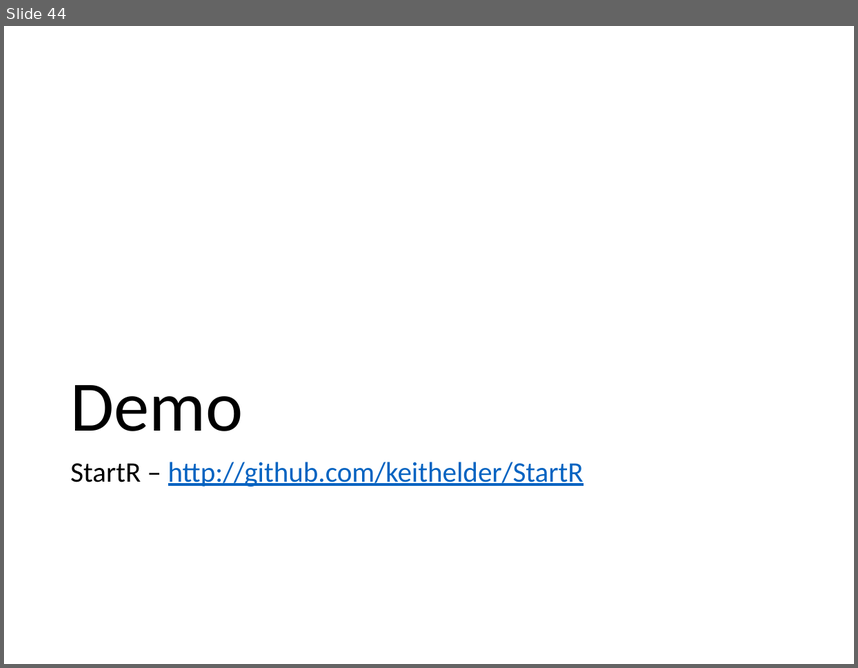
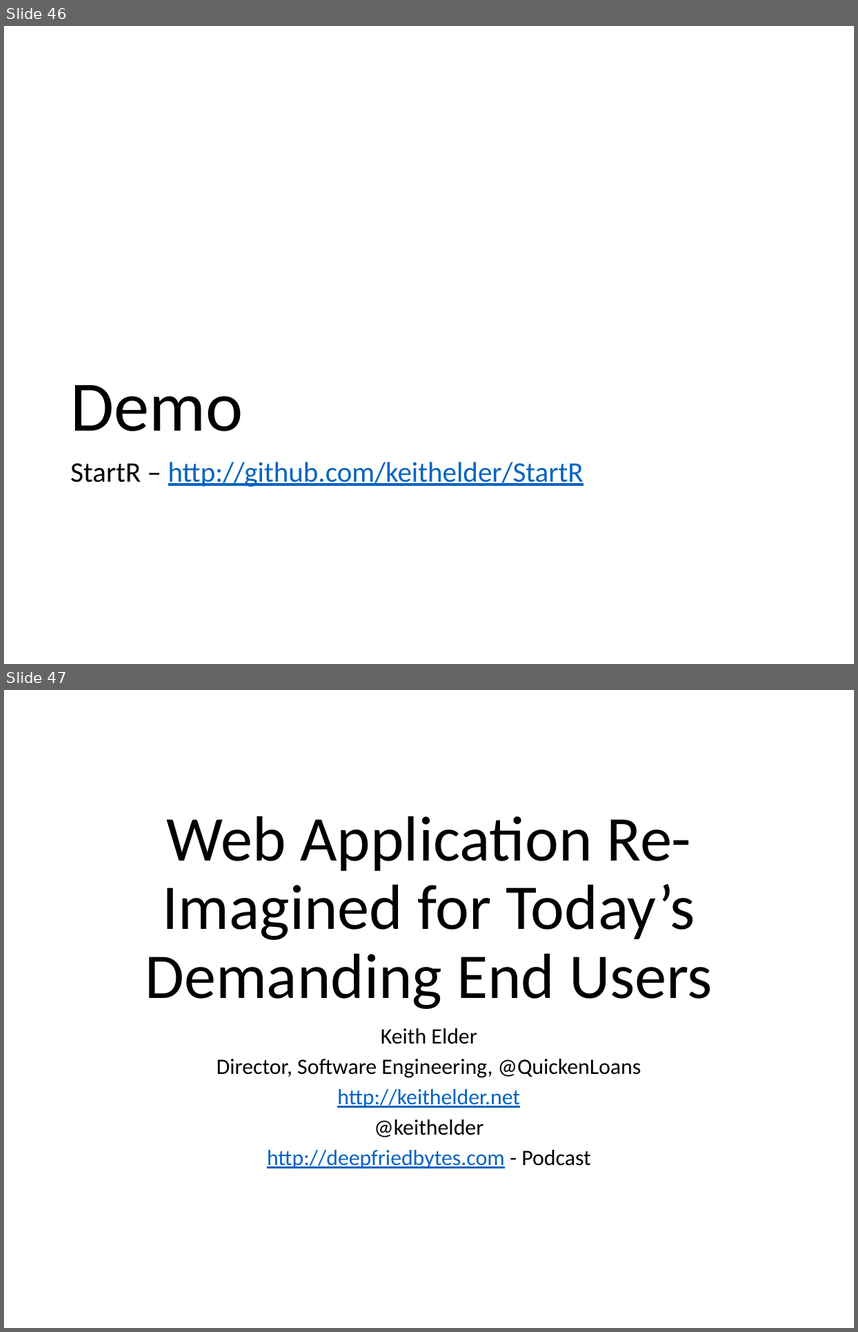
Before and after one commit to keithelder/StartR, a slide deck: slides/Web Application Re-Imagined for Today’s Demanding End Users.pptx. Shown one above the other, each under a label of ours: slide 44 before the commit, slides 46 and 47 after it. The pictures are 858x668 and 858x1332 pixels, drawn with LibreOffice and Linux fonts; fonts in the diff are those of the drawing. Boxes give left, top, right and bottom in pixels: in the first picture for what was removed or moved away, otherwise in the second. Text is boxed around its words. In the diff, an @@ line names an element or a change of style, - is before the commit and + after.

```diff
--- a/slides/Web Application Re-Imagined for Today’s Demanding End Users.pptx
+++ b/slides/Web Application Re-Imagined for Today’s Demanding End Users.pptx
@@ slide 47 added at bbox=[4, 690, 854, 1328], background #FFFFFF @@
@@ title added at bbox=[145, 816, 713, 1009], 54 pt, text #000000 @@
+Web Application Re-Imagined for Today’s Demanding End Users
@@ subtitle added at bbox=[217, 1028, 642, 1168], 18.6 pt, text #000000 @@
+Keith Elder
+Director, Software Engineering, @QuickenLoans
+http://keithelder.net
+@keithelder
+http://deepfriedbytes.com - Podcast
@@ what was slide 44 is now slide 46 @@
```
Also in this commit, not shown: 2 other slides added, 1 other file.
